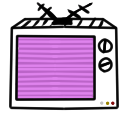
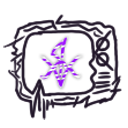
The second 128×128 image is a revision of the first. Changes to its layers:
removed layer "Pintar camada 7" over [3, 2, 119, 64]
removed layer "Pintar camada 5" over [3, 2, 122, 120]
removed layer "Pintar camada 6" over [3, 2, 122, 120]
added layer "Pintar camada 3 (colado)" (1st of 2) above "Pintar camada 3 (colado)" over [3, 2, 122, 120]
